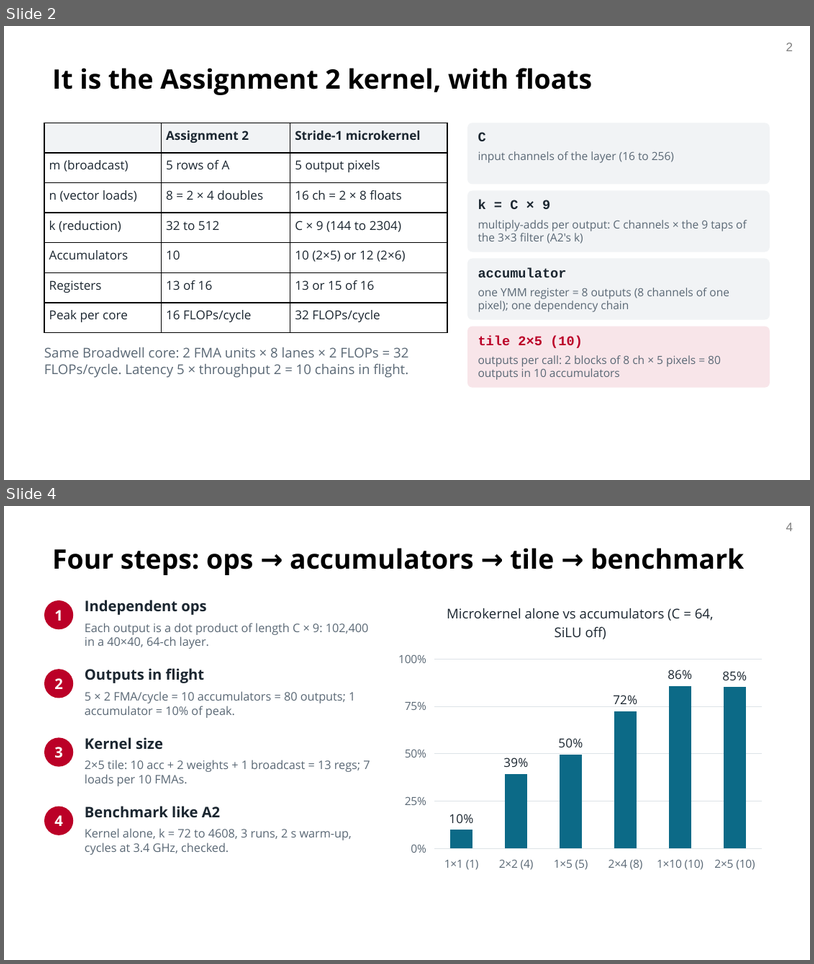
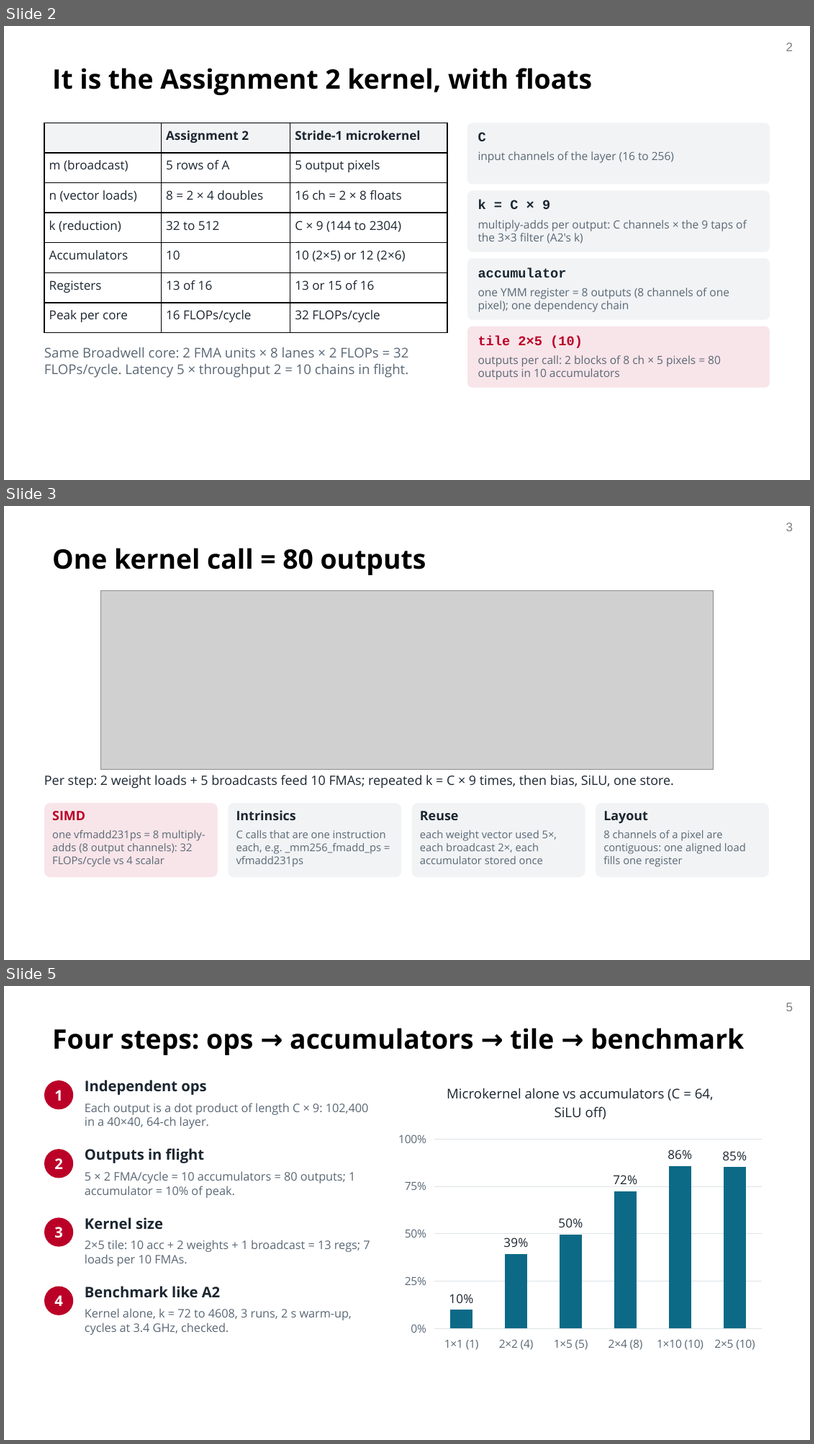
Before and after one commit to OTANK10/fast-yolov8-broadwell, a slide deck: docs/milestone/om/slides/om_mid_presentation_cmu.pptx. Shown one above the other, each under a label of ours: slides 2 and 4 before the commit, slides 2, 3 and 5 after it; the slides between them are not shown. The pictures are 814x964 and 814x1444 pixels, drawn with LibreOffice and Linux fonts; fonts in the diff are those of the drawing; grey boxes stand for pictures; background and template pictures are left out. Boxes give left, top, right and bottom in pixels: in the first picture for what was removed or moved away, otherwise in the second. Text is boxed around its words. In the diff, an @@ line names an element or a change of style, - is before the commit and + after.

```diff
--- a/docs/milestone/om/slides/om_mid_presentation_cmu.pptx
+++ b/docs/milestone/om/slides/om_mid_presentation_cmu.pptx
@@ slide 3 added at [4,506,810,960], background #FFFFFF; not listed: 1 template element that a slide beside it also shows @@
@@ title added at [52,548,427,575], 24 pt, text #000000, bold @@
+One kernel call = 80 outputs
@@ picture added at [100,591,714,769] @@
@@ text added at [44,775,674,788], 11.5 pt, text #1B2630 @@
+Per step: 2 weight loads + 5 broadcasts feed 10 FMAs; repeated k = C × 9 times, then bias, SiLU, one store.
@@ rounded rectangle added at [44,803,218,877], fill #F8E5E9 @@
@@ rounded rectangle added at [228,803,401,877], fill #F1F3F5 @@
@@ rounded rectangle added at [412,803,586,877], fill #F1F3F5 @@
@@ rounded rectangle added at [596,803,769,877], fill #F1F3F5 @@
@@ text added at [52,811,85,820], 11.5 pt, text #BB0027, bold @@
+SIMD
@@ text added at [52,829,205,867], 9.5 pt, text #5A6875 @@
+one vfmadd231ps = 8 multiply-adds (8 output channels): 32 FLOPs/cycle vs 4 scalar
@@ text added at [237,810,296,820], 11.5 pt, text #1B2630, bold @@
+Intrinsics
@@ text added at [420,811,459,820], 11.5 pt, text #1B2630, bold @@
+Reuse
@@ text added at [604,811,648,824], 11.5 pt, text #1B2630, bold @@
+Layout
@@ text added at [604,829,746,867], 9.5 pt, text #5A6875 @@
+8 channels of a pixel are contiguous: one aligned load fills one register
@@ text added at [237,830,386,867], 9.5 pt, text #5A6875 @@
+C calls that are one instruction each, e.g. _mm256_fmadd_ps = vfmadd231ps
@@ text added at [420,830,557,864], 9.5 pt, text #5A6875 @@
+each weight vector used 5×, each broadcast 2×, each accumulator stored once
@@ what was slide 4 is now slide 5 @@
@@ page number at [787,1003,794,1011]: text changed @@
-4
+5
```
Also in this commit, not shown: 1 slide changed, 3 other slides added, 2 slides removed, 1 other file.
